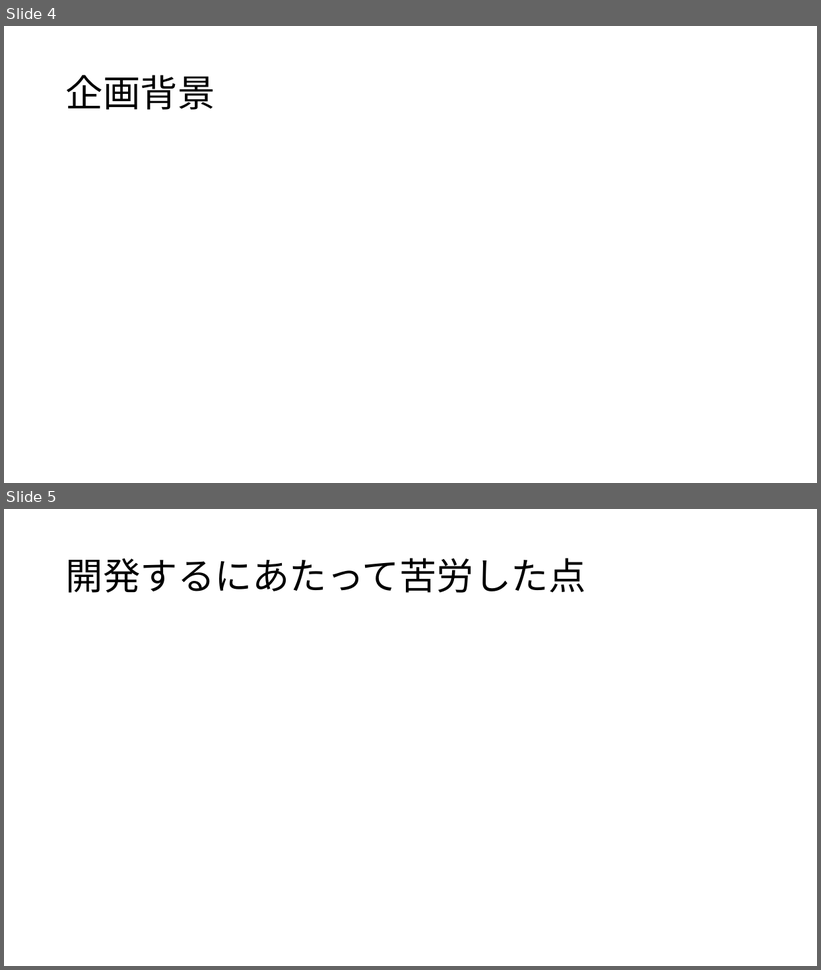
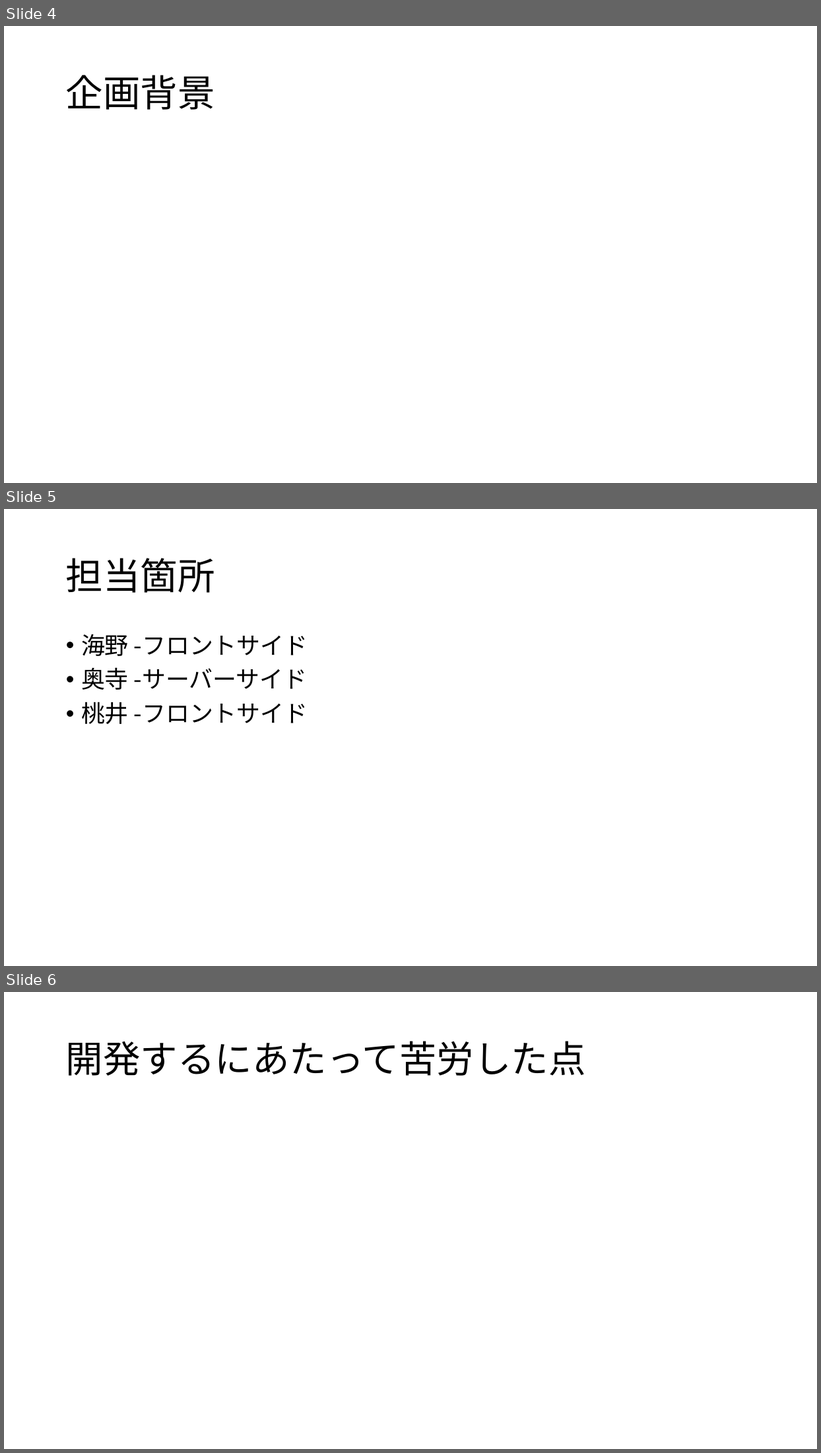
Before and after one commit to ColorSchemeSystem/CSS, a slide deck: CSS_プレゼン資料.pptx. Shown one above the other, each under a label of ours: slides 4 and 5 before the commit, slides 4, 5 and 6 after it. The pictures are 821x970 and 821x1453 pixels, drawn with LibreOffice and Linux fonts; fonts in the diff are those of the drawing. Boxes give left, top, right and bottom in pixels: in the first picture for what was removed or moved away, otherwise in the second. Text is boxed around its words. In the diff, an @@ line names an element or a change of style, - is before the commit and + after.

```diff
--- a/CSS_プレゼン資料.pptx
+++ b/CSS_プレゼン資料.pptx
@@ slide 5 added at box(4, 509, 817, 966), background #FFFFFF @@
@@ title added at box(66, 558, 215, 593), 44 pt, text #000000 @@
+担当箇所
@@ text added at box(81, 634, 308, 724), 28 pt, text #000000 @@
+• 海野 -フロントサイド
+• 奥寺 -サーバーサイド
+• 桃井 -フロントサイド
@@ what was slide 5 is now slide 6 @@
```
Also in this commit, not shown: 1 other file.
